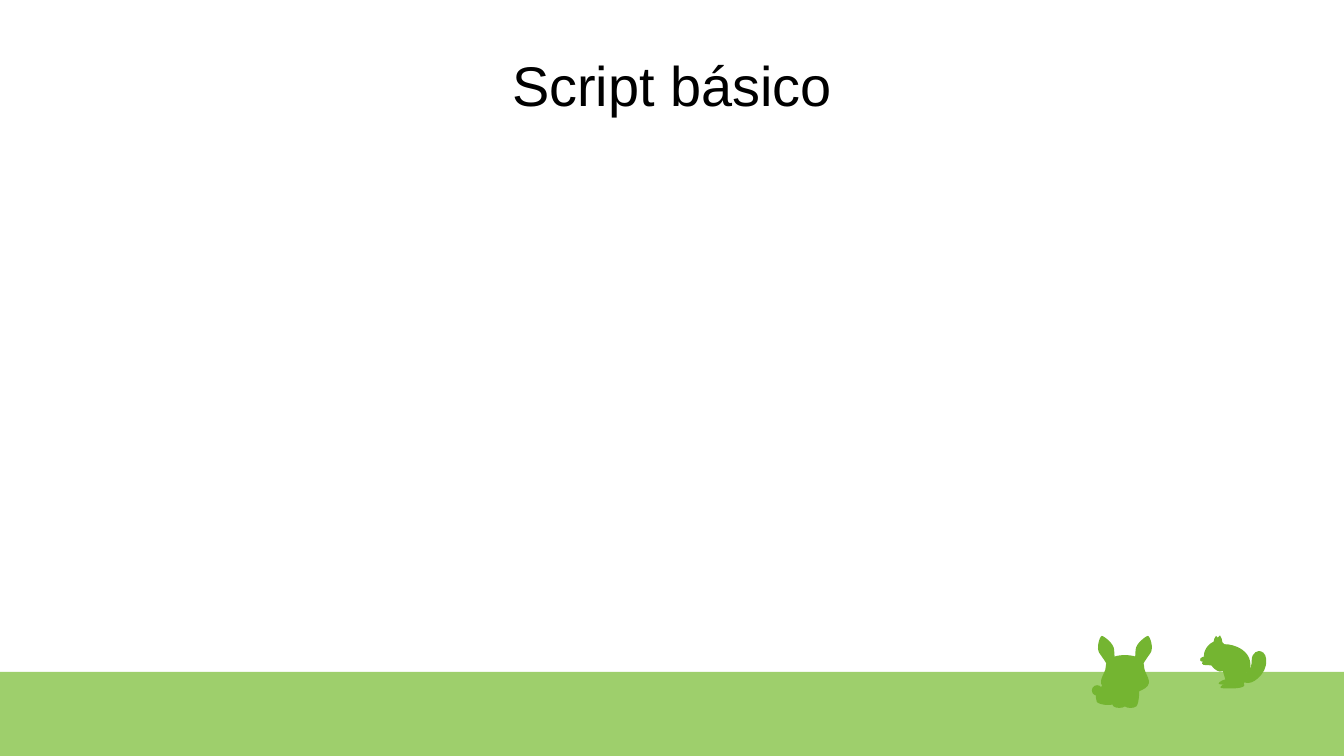
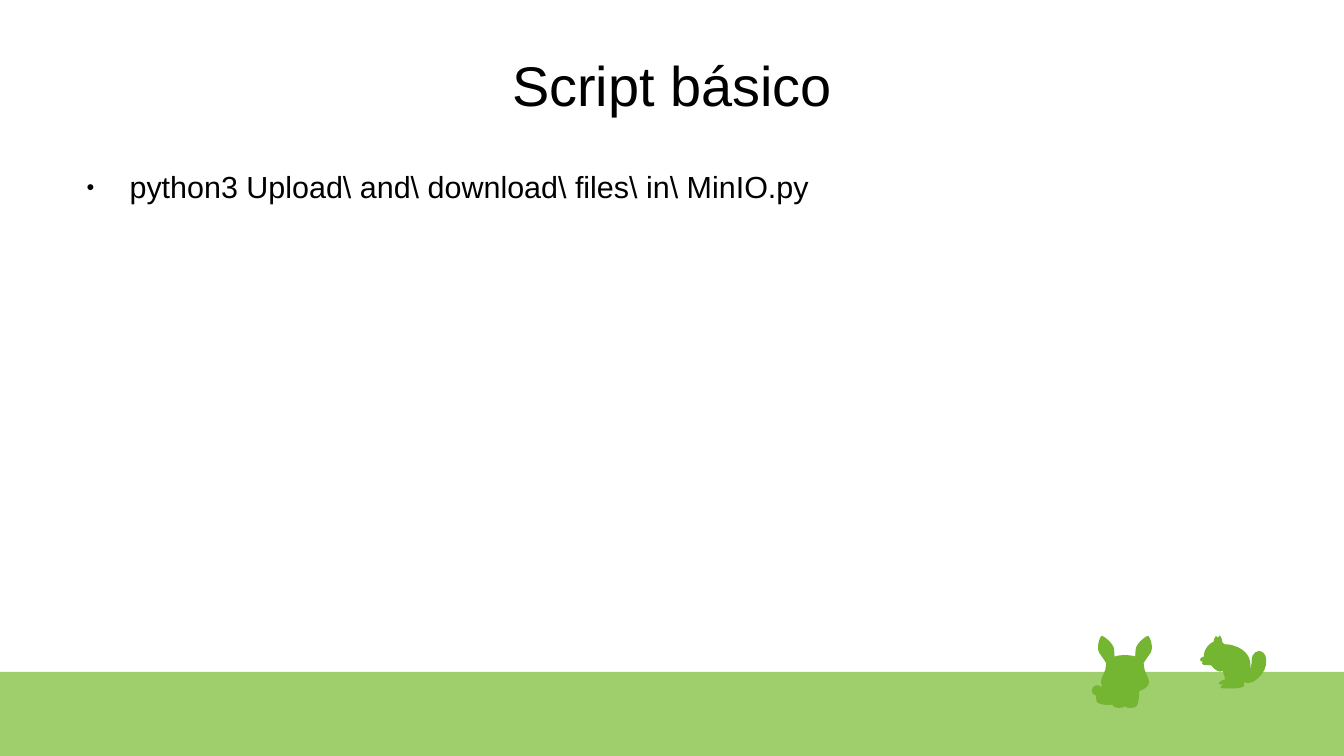
Before and after one commit to brenoccosta/MinIO, a slide deck: slide 8 of Apresentação.odp. Drawn at 1344x756 pixels with LibreOffice and Linux fonts; fonts in the diff are those of the drawing. Boxes give left, top, right and bottom in pixels: in the first picture for what was removed or moved away, otherwise in the second. Text is boxed around its words. In the diff, an @@ line names an element or a change of style, - is before the commit and + after.

Commit message:
Desenvolvimento da função downloadfile(client); problemas na visualização da listagem dos objetos

```diff
--- a/Apresentação.odp
+++ b/Apresentação.odp
@@ text added at (130,176,809,204), 18 pt, text #000000 @@
+● python3 Upload\ and\ download\ files\ in\ MinIO.py
```
Also in this commit, not shown: 1 other file.
